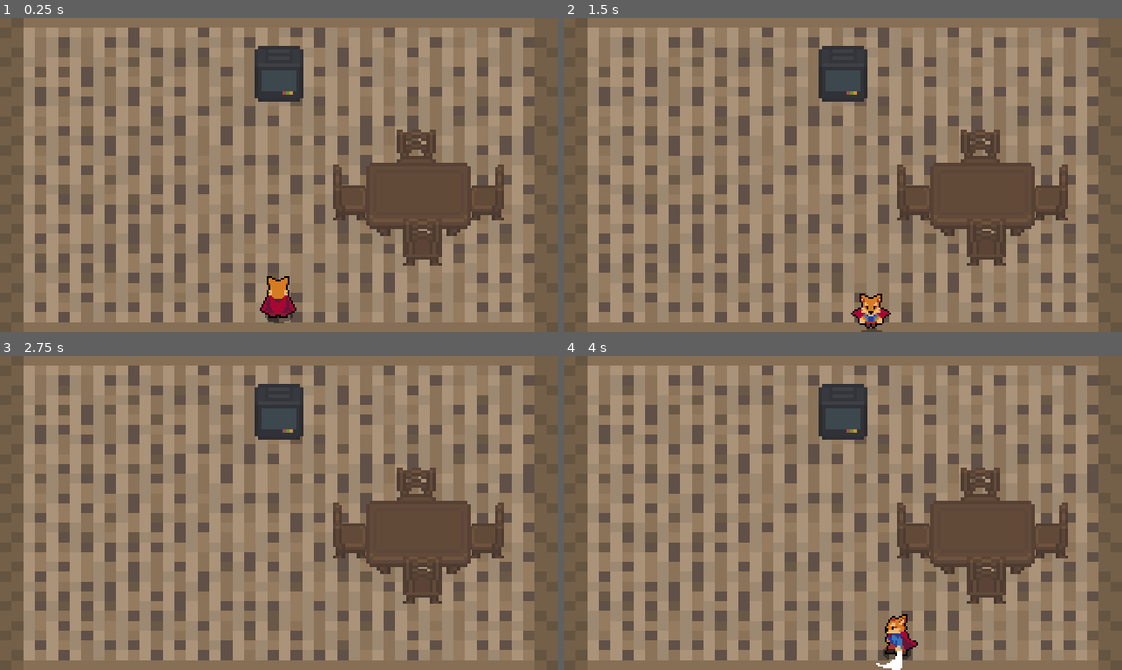
Above: before the commit, frames 1-4 (two rows, left to right).
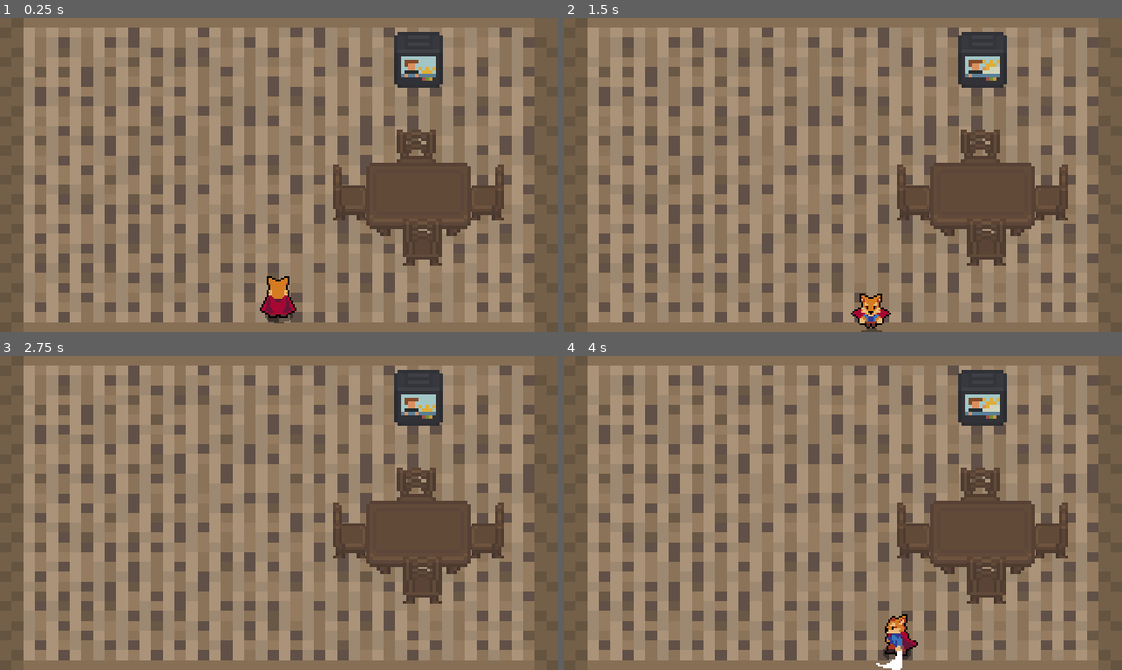
Above: after the commit, the same moments.

Repository: Jonak-Adipta-Kalita/JAK-Ultimate-Adventure-Game
Game: Godot game, scene res://Buildings/Interriors/PlayerHouseInterrior.tscn
Same seed, same stepped clock (60 frames per second), same inputs: the game is played once before the commit and once after it. This scene is started directly instead of the project's main scene. Sound files missing from this copy of the repository are replaced by a short silence.
Inputs:
- Up to frame 1 (0.25 s): no input
- Up to frame 2 (1.5 s): hold Right (ui_right) 0.53-1.28 s; tap J (attack) at 0.6 s; tap Space (ui_select) at 0.77 s; hold Down (ui_down) from 1.28 s (still down); tap K (roll) at 1.35 s
- Up to frame 3 (2.75 s): tap Space (ui_select) at 1.52 s; tap Enter at 2 s; release Down (ui_down) at 2.03 s; hold Right (ui_right) from 2.03 s (still down); tap J (attack) at 2.1 s
- Up to frame 4 (4 s): tap Space (ui_select) at 2.75, 3.02, 3.77 s; release Right (ui_right) at 2.78 s; hold Up (ui_up) 2.78-3.53 s; tap K (roll) at 2.85 s; hold Left (ui_left) from 3.53 s (still down); tap J (attack) at 3.6 s

The runs differ from the first frame. In frame 1, 3.1% of the frame differs, in the area x 45-80%, y 4-27%; in frame 2, 3.1%; in frame 3, 3.1%; in frame 4, 3.1%.

Commit message:
tv show!!

Diff:
--- a/Buildings/Interriors/Objects/TV.tscn
+++ b/Buildings/Interriors/Objects/TV.tscn
@@ -1,6 +1,31 @@
-[gd_scene load_steps=3 format=2]
+[gd_scene load_steps=9 format=2]
 
 [ext_resource path="res://Buildings/Interriors/Objects/TV.png" type="Texture" id=1]
+[ext_resource path="res://Buildings/Interriors/Objects/TVShow.png" type="Texture" id=2]
+
+[sub_resource type="AtlasTexture" id=2]
+atlas = ExtResource( 2 )
+region = Rect2( 0, 0, 10, 6 )
+
+[sub_resource type="AtlasTexture" id=3]
+atlas = ExtResource( 2 )
+region = Rect2( 10, 0, 10, 6 )
+
+[sub_resource type="AtlasTexture" id=4]
+atlas = ExtResource( 2 )
+region = Rect2( 20, 0, 10, 6 )
+
+[sub_resource type="AtlasTexture" id=5]
+atlas = ExtResource( 2 )
+region = Rect2( 30, 0, 10, 6 )
+
+[sub_resource type="SpriteFrames" id=6]
+animations = [ {
+"frames": [ SubResource( 2 ), SubResource( 3 ), SubResource( 4 ), SubResource( 5 ) ],
+"loop": true,
+"name": "default",
+"speed": 5.0
+} ]
 
 [sub_resource type="RectangleShape2D" id=1]
 extents = Vector2( 7, 6 )
@@ -11,6 +36,13 @@
 scale = Vector2( 2, 2 )
 texture = ExtResource( 1 )
 
+[node name="TVShow" type="AnimatedSprite" parent="."]
+position = Vector2( 0, 4 )
+scale = Vector2( 2, 2 )
+frames = SubResource( 6 )
+frame = 3
+playing = true
+
 [node name="CollisionShape2D" type="CollisionShape2D" parent="."]
 position = Vector2( 0, 4 )
 scale = Vector2( 2, 2 )
--- a/Buildings/Interriors/PlayerHouseInterrior.tscn
+++ b/Buildings/Interriors/PlayerHouseInterrior.tscn
@@ -13,7 +13,7 @@
 position = Vector2( -3.8147e-06, -3.8147e-06 )
 
 [node name="TV" parent="YSort" index="2" instance=ExtResource( 3 )]
-position = Vector2( 160, 32 )
+position = Vector2( 240, 24 )
 
 [node name="BigTable" parent="YSort" index="3" instance=ExtResource( 5 )]
 position = Vector2( 240, 104 )
Binary file changed: Buildings/Interriors/Objects/TVShow.png
Binary file removed: Buildings/Interriors/Objects/TVShow2.png
Not shown, removed: Buildings/Interriors/Objects/TVShow2.png.import
